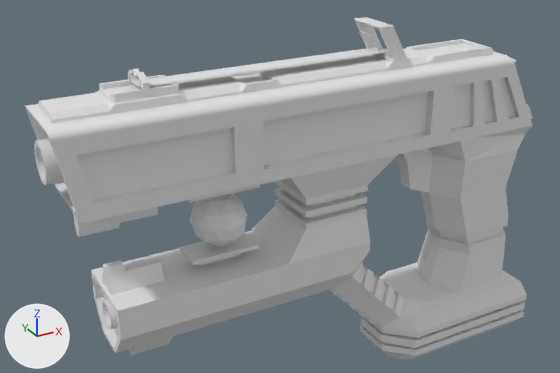
A saved change to the Blender file Assets/Blender/scifiPistolShading.blend.
Before and after are seen from a 50 mm camera at (-0.828, -1.378, 0.816) aimed at (-0.034, 0.066, 0.095). The axes (+X, +Y, +Z) are drawn at lower left. The lights are the same throughout.

Names of what the first picture shows: 'Gun', 'Muzzle', 'Orb'.
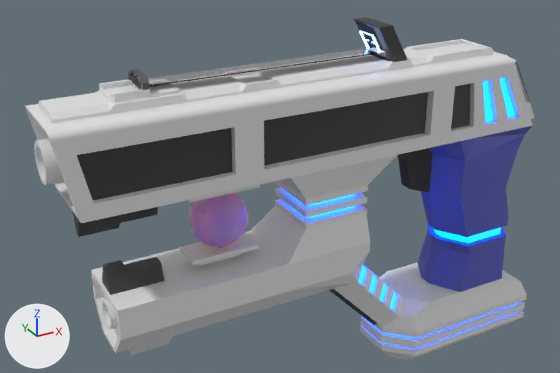
Pixel boxes (x1, y1, x2, y2) of what changed, in the pictures (560 x 373 px; the box of a moved part takes in the faces that stretch with it):
'Gun', reshaped: before (25, 17, 533, 360); after (25, 17, 534, 360)
'Orb', recoloured: (188, 193, 249, 248) in both
part 1 of me_cube, moved or reshaped: before (132, 68, 179, 94); after (132, 48, 378, 87)
part 2 of me_cube, added: after (359, 32, 380, 51)
part 3 of me_cube, built on: before (526, 104, 532, 119); after (515, 61, 534, 119)
part 4 of me_cube, recoloured: (71, 47, 533, 354) in both
part 5 of me_cube, recoloured (grey to black): (73, 17, 470, 325) in both
part 6 of me_cube, recoloured (grey to blue): (417, 126, 532, 292) in both
part 7 of me_cube, recoloured (grey to cyan): (308, 78, 515, 337) in both
part 8 of me_cube, recoloured (grey to black): (398, 148, 432, 192) in both
part 9 of me_cube, recoloured (white to grey): (128, 70, 150, 90) in both

Edits to the bpy script that builds the scene:
```text
Add mat_trigger_material:
    mat_trigger_material = principled_material('Trigger Material')
    mat_trigger_material.base_color = (0.016, 0.016, 0.016)  # black #222222
Add mat_glowy_material_2:
    mat_glowy_material_2 = principled_material('Glowy Material 2')
    mat_glowy_material_2.base_color = (0.0, 0.0, 0.0)  # black #000000
    mat_glowy_material_2.emission_color = (0.0, 0.0405, 1.0)  # blue #0039ff
    mat_glowy_material_2.emission_strength = 24.0
Add mat_accent_material:
    mat_accent_material = principled_material('Accent Material')
    mat_accent_material.base_color = (0.042, 0.042, 0.042)  # black #3a3a3a
Add mat_front_sight_material:
    mat_front_sight_material = principled_material('Front Sight Material')
    mat_front_sight_material.base_color = (0.102, 0.107, 0.114)  # dark grey #5a5c5f
Add mat_grip_material:
    mat_grip_material = principled_material('Grip Material')
    mat_grip_material.base_color = (0.0842, 0.102, 0.507)  # blue #525abd
Add mat_base_material:
    mat_base_material = principled_material('Base Material')
    mat_base_material.base_color = (0.787, 0.787, 0.787)  # white #e5e5e5
Change me_cube:
    remove me_cube.from_pydata(...)  # 1558 vertices, 1524 faces; spans x -0.669..0.54, y -0.11..0.11, z -0.523..0.349
    add me_cube.from_pydata(...)  # 1596 vertices, 1560 faces; spans x -0.669..0.54, y -0.11..0.11, z -0.523..0.349
    me_cube part 1: 8 vertices moved from x -0.476..-0.463, y -0.004..0.004, z 0.299..0.303 to x -0.476..-0.463, y -0.004..0.004, z 0.3..0.303; 20 vertices removed from x -0.451..-0.402, y -0.041..0.041, z 0.284; 16 vertices added at x -0.463..-0.46, y -0.023..0.023, z 0.274..0.285
    me_cube part 2: 40 vertices added at x 0.053..0.065, y -0.024..0.024, z 0.302..0.313
    me_cube part 3: 4 vertices moved from x 0.483..0.503, y -0.08..0.08, z 0.081..0.118 to x 0.487..0.509, y -0.08..0.08, z 0.081..0.122; 6 vertices added at x 0.473..0.484, y -0.08..0.08, z 0.012..0.129
    me_cube part 4: 1085 faces spanning x -0.669..0.54, y -0.11..0.11, z -0.523..0.285 switch from no material to mat_base_material (white #e5e5e5)
    me_cube part 5: 177 faces spanning x -0.623..0.298, y -0.08..0.08, z -0.414..0.349 switch from no material to mat_accent_material (black #3a3a3a)
    me_cube part 6: 57 faces spanning x 0.201..0.493, y -0.093..0.093, z -0.357..0.069 switch from no material to mat_grip_material (blue #525abd)
    me_cube part 7: 48 faces spanning x -0.119..0.527, y -0.093..0.093, z -0.474..0.205 switch from no material to mat_glowy_material_2 (black #000000)
    me_cube part 8: 7 faces spanning x 0.125..0.247, y -0.024..0.024, z -0.089..0.069 switch from no material to mat_trigger_material (black #222222)
    me_cube part 9: 50 faces spanning x -0.476..-0.463, y -0.041..0.041, z 0.283..0.311 switch from no material to mat_front_sight_material (dark grey #5a5c5f)
    add me_cube.materials.append(mat_targeting_sight_material)  # dark cyan #003536
    add me_cube.materials.append(mat_glass)  # white #e7e7e7
Change me_icosphere:
    where me_icosphere.from_pydata(...)  # 42 vertices, 80 faces; spans x -0.0582..0.0582, y -0.0612..0.0612, z -0.0612..0.0612
    add me_icosphere.materials.append(mat_orb)  # blue #4e67e7
```
